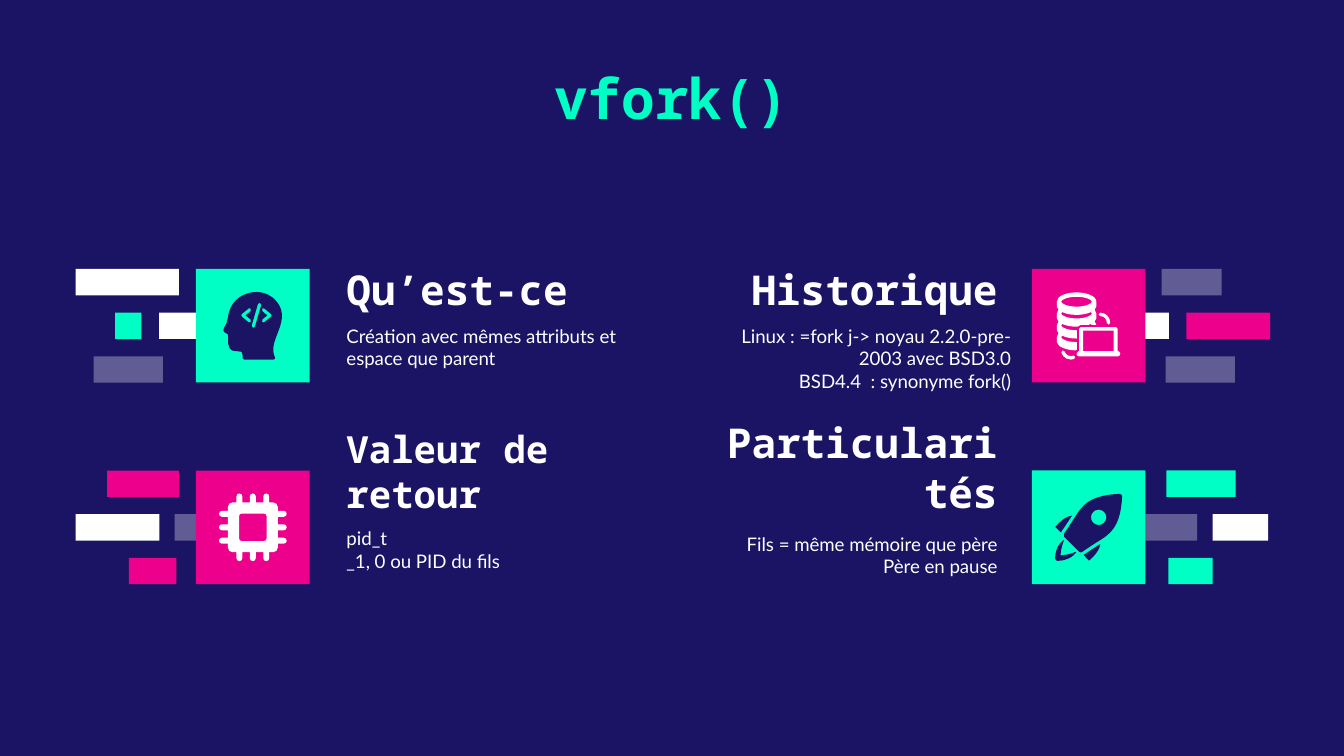
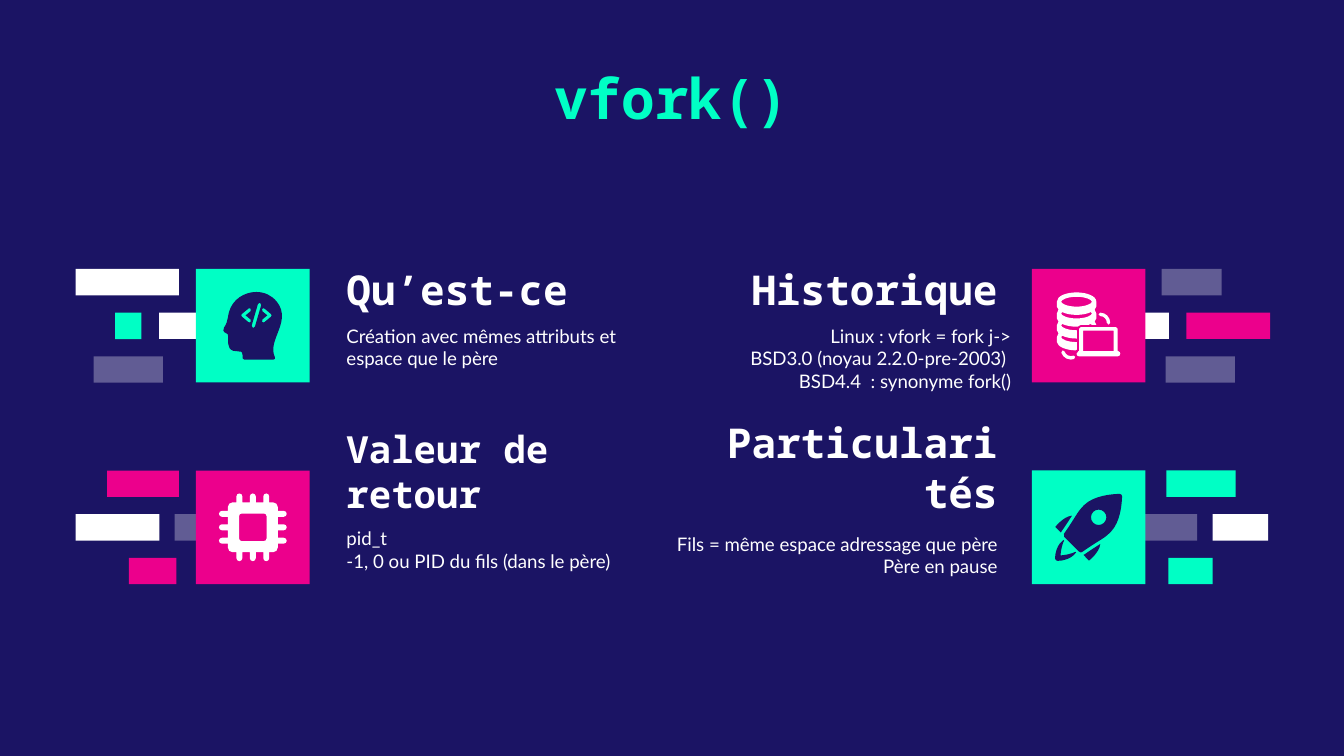
Before and after one commit to leomols97/sysg6_2022, a slide deck: slide 13 of Août/MOLS_FORK_VFORK_CLONE/Documents/MOLS_FORK_VFORK_CLONE.pptx. Drawn at 1344x756 pixels with LibreOffice and Linux fonts; fonts in the diff are those of the drawing. Boxes give left, top, right and bottom in pixels: in the first picture for what was removed or moved away, otherwise in the second. Text is boxed around its words. In the diff, an @@ line names an element or a change of style, - is before the commit and + after.

```diff
--- a/Août/MOLS_FORK_VFORK_CLONE/Documents/MOLS_FORK_VFORK_CLONE.pptx
+++ b/Août/MOLS_FORK_VFORK_CLONE/Documents/MOLS_FORK_VFORK_CLONE.pptx
@@ text at <box>346,329,616,369</box>: text changed @@
-Création avec mêmes attributs et espace que parent
+Création avec mêmes attributs et espace que le père
@@ text at <box>750,329,1011,369</box>: text changed @@
-Linux : =fork j-> noyau 2.2.0-pre-
-2003 avec BSD3.0
+Linux : vfork = fork j->
+BSD3.0 (noyau 2.2.0-pre-2003)
@@ text at <box>677,537,997,555</box>: text changed @@
-Fils = même mémoire que père
+Fils = même espace adressage que père
@@ text at <box>346,553,610,572</box>: text changed @@
-_1, 0 ou PID du fils
+-1, 0 ou PID du fils (dans le père)
```
Also in this commit, not shown: 19 other slides changed, 1 slide removed, 7 other files.
